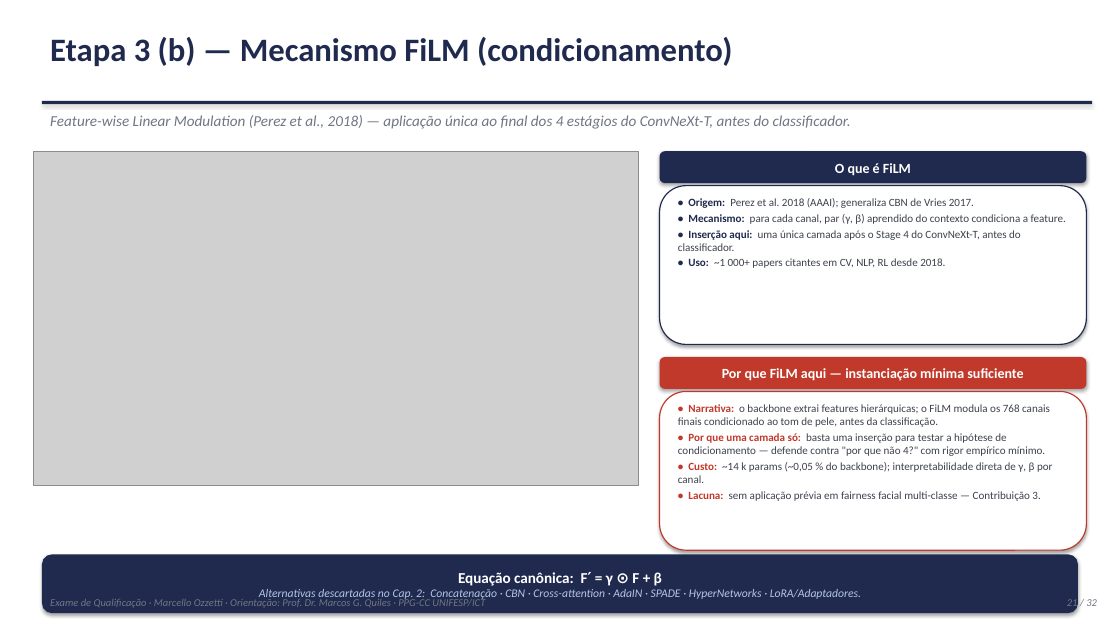
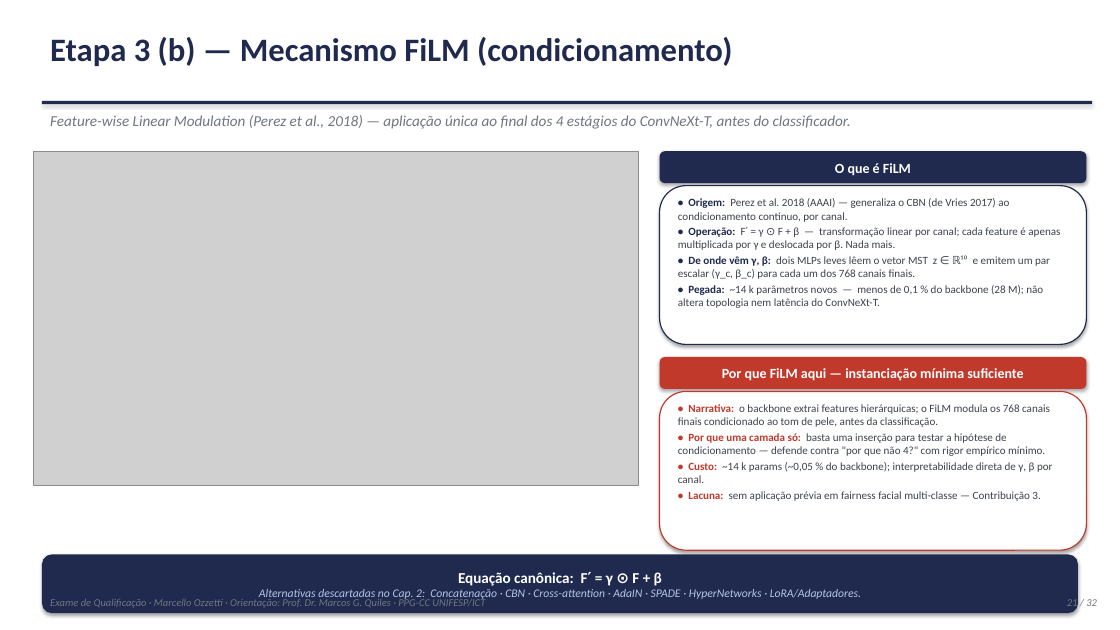
Before and after one commit to marcellozzetti/Facial-Recognition-Models-Mitigating-Bias, a slide deck: slide 21 of docs/ativo/material_qualificacao_2026-10-05.pptx. Drawn at 1120x630 pixels with LibreOffice and Linux fonts; fonts in the diff are those of the drawing; grey boxes stand for pictures. Boxes give left, top, right and bottom in pixels: in the first picture for what was removed or moved away, otherwise in the second. Text is boxed around its words. In the diff, an @@ line names an element or a change of style, - is before the commit and + after.

```diff
--- a/docs/ativo/material_qualificacao_2026-10-05.pptx
+++ b/docs/ativo/material_qualificacao_2026-10-05.pptx
@@ text at (x1=678, y1=198, x2=1060, y2=308): text changed @@
-• Origem: Perez et al. 2018 (AAAI); generaliza CBN de Vries 2017.
-• Mecanismo: para cada canal, par (γ, β) aprendido do contexto condiciona a feature.
-• Inserção aqui: uma única camada após o Stage 4 do ConvNeXt-T, antes do classificador.
-• Uso: ~1 000+ papers citantes em CV, NLP, RL desde 2018.
+• Origem: Perez et al. 2018 (AAAI) — generaliza o CBN (de Vries 2017) ao condicionamento contínuo, por canal.
+• Operação: F′ = γ ⊙ F + β — transformação linear por canal; cada feature é apenas multiplicada por γ e deslocada por β. Nada mais.
+• De onde vêm γ, β: dois MLPs leves lêem o vetor MST z ∈ ℝ¹⁰ e emitem um par escalar (γ_c, β_c) para cada um dos 768 canais finais.
+• Pegada: ~14 k parâmetros novos — menos de 0,1 % do backbone (28 M); não altera topologia nem latência do ConvNeXt-T.
```
Also in this commit, not shown: 2 other slides changed, 1 other file.
